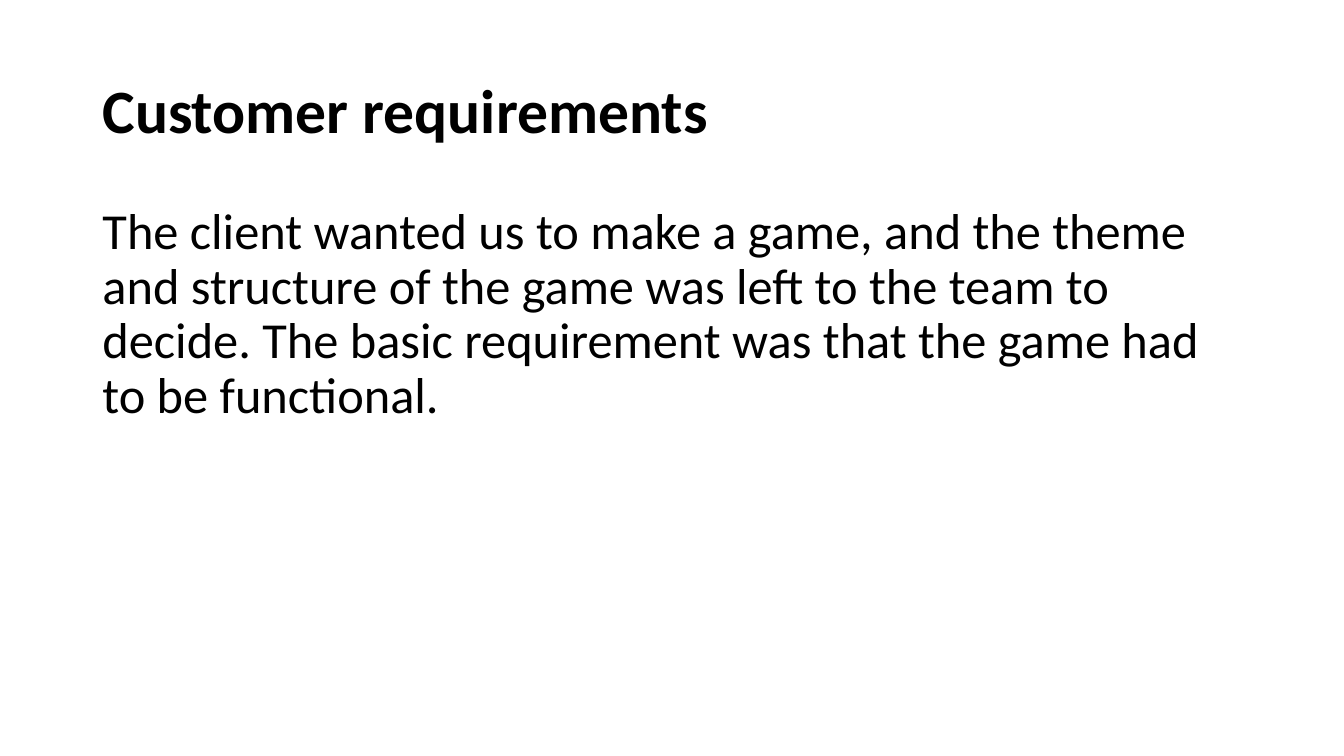
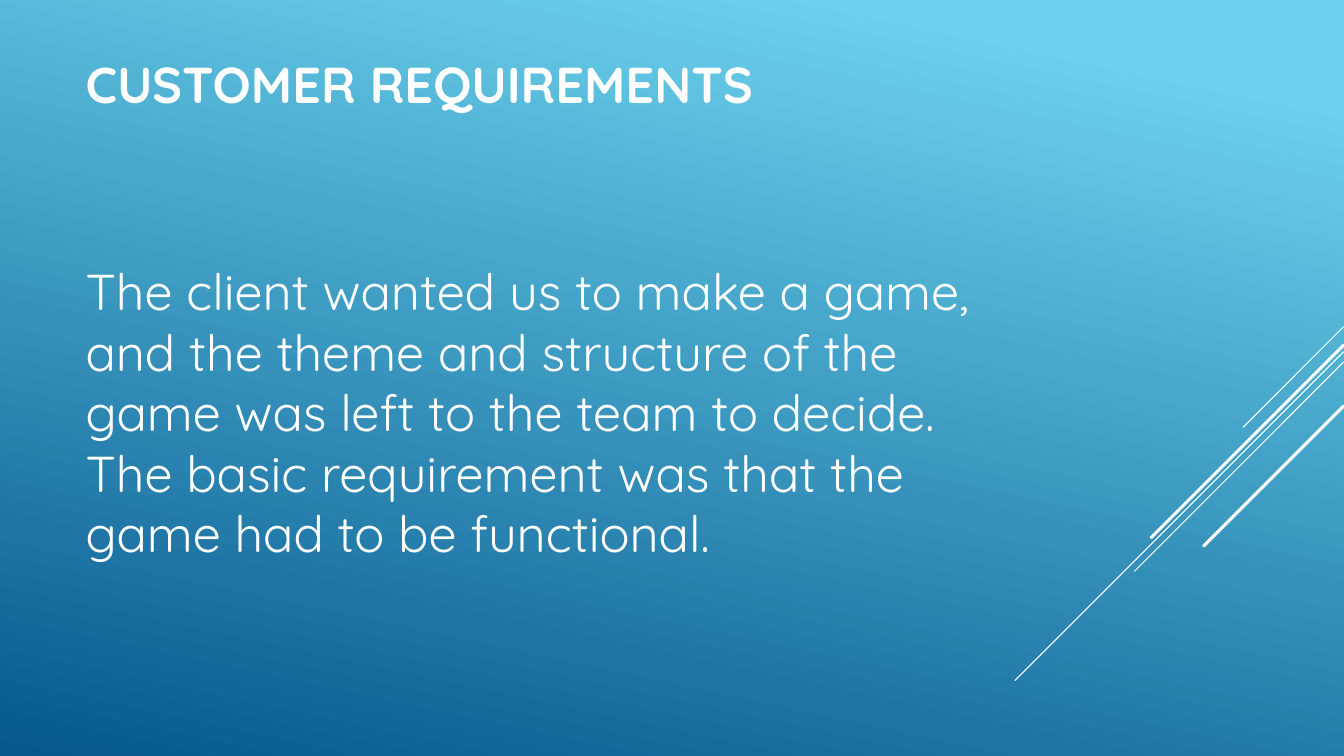
Before and after one commit to Bencee130/Quiz, a slide deck: slide 2 of Quiz presentation.pptx. Drawn at 1344x756 pixels with LibreOffice and Linux fonts; fonts in the diff are those of the drawing. Boxes give left, top, right and bottom in pixels: in the first picture for what was removed or moved away, otherwise in the second. Text is boxed around its words. In the diff, an @@ line names an element or a change of style, - is before the commit and + after.

```diff
--- a/Quiz presentation.pptx
+++ b/Quiz presentation.pptx
@@ background #FFFFFF to gradient #6ED2EB to #06588E @@
@@ title at [86, 67, 753, 113]: text changed; size 44 to 36 pt; font Calibri to Quicksand; text colour #000000 to #FFFFFF @@
-Customer requirements
+CUSTOMER REQUIREMENTS
@@ text "The client wanted us to ...": place and size @@
-text "The client wanted us to ..." at [102, 214, 1198, 414]
+text "The client wanted us to ..." at [86, 272, 969, 562]
@@ text "The client wanted us to ..." at [86, 272, 969, 562]: font Calibri to Quicksand, text colour #000000 to #FFFFFF; line spacing 0.9 to 1; more space between paragraphs; vertical alignment top to middle @@
@@ group added at [1015, 327, 1344, 681]: 5 lines @@
```
Also in this commit, not shown: 11 other slides changed, 1 other file.
